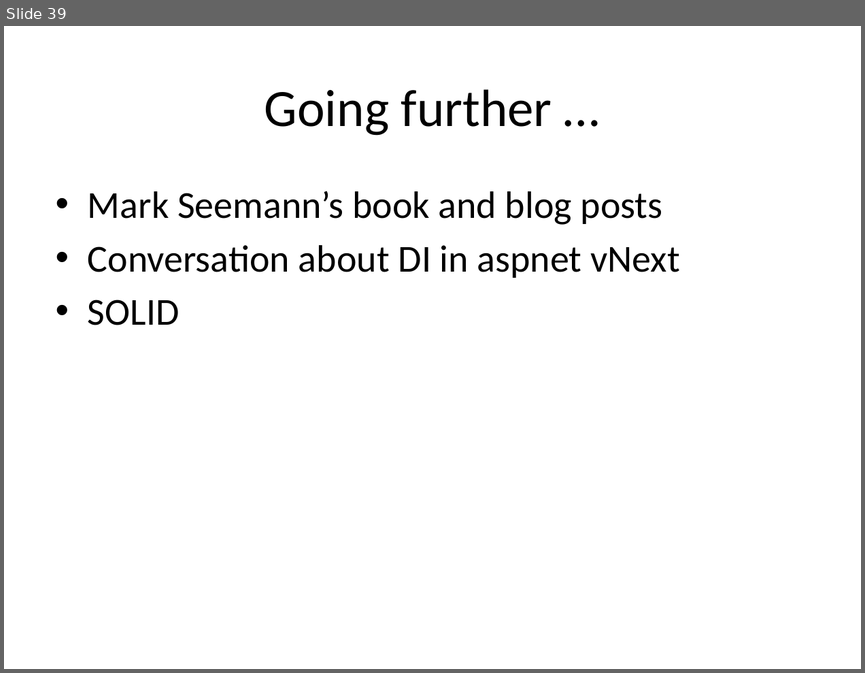
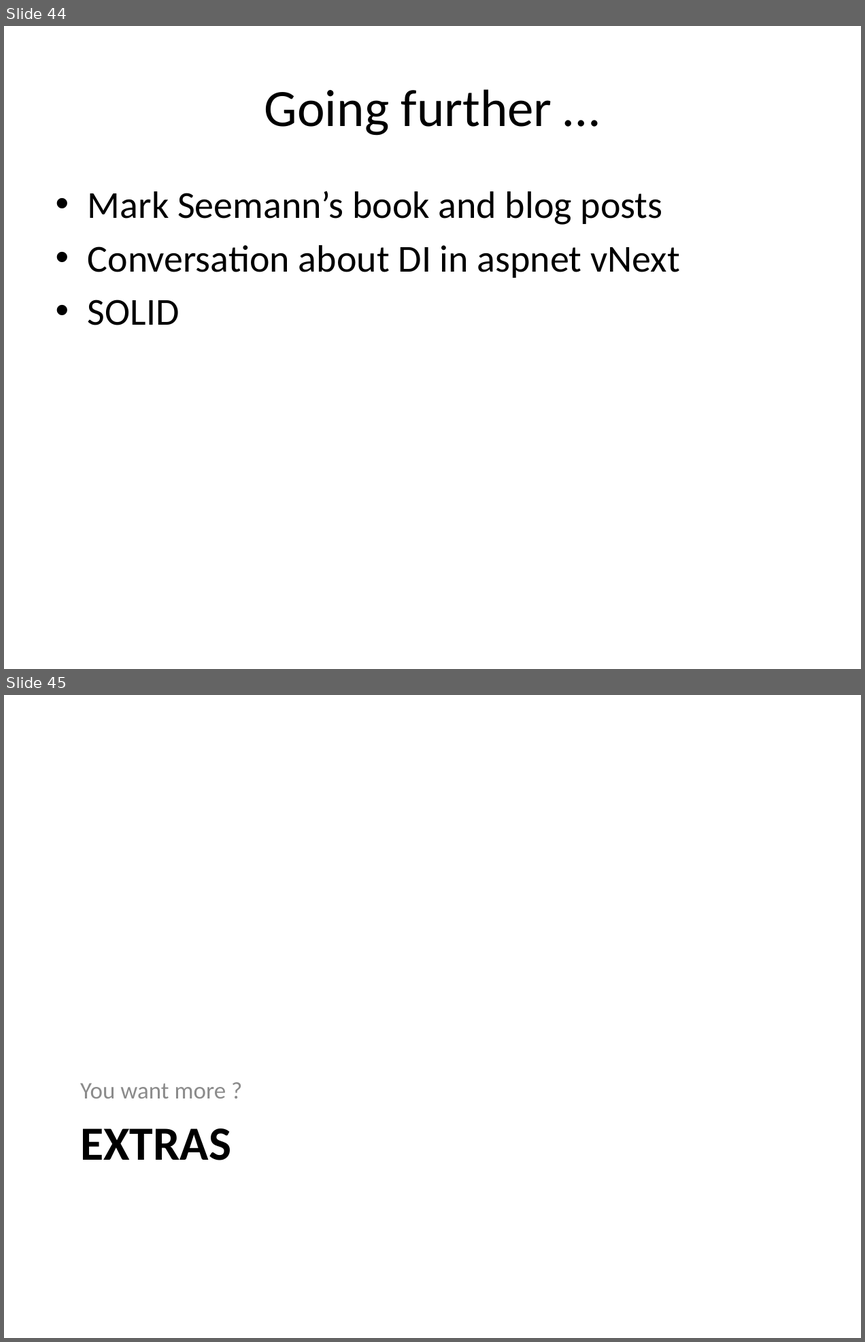
Before and after one commit to tsimbalar/DependencyInjectionTheRightWay, a slide deck: Dependency Injection - the right way.pptx. Shown one above the other, each under a label of ours: slide 39 before the commit, slides 44 and 45 after it. The pictures are 865x673 and 865x1342 pixels, drawn with LibreOffice and Linux fonts; fonts in the diff are those of the drawing. Boxes give left, top, right and bottom in pixels: in the first picture for what was removed or moved away, otherwise in the second. Text is boxed around its words. In the diff, an @@ line names an element or a change of style, - is before the commit and + after.

```diff
--- a/Dependency Injection - the right way.pptx
+++ b/Dependency Injection - the right way.pptx
@@ slide 45 added at box(4, 695, 861, 1338), background #FFFFFF @@
@@ text added at box(80, 1083, 226, 1098), 20 pt, text #8C8C8C @@
+You want more ?
@@ title added at box(80, 1128, 231, 1160), 40 pt, text #000000, bold @@
+EXTRAS
@@ what was slide 39 is now slide 44 @@
```
Also in this commit, not shown: 4 slides changed, 7 other slides added, 1 slide removed.
